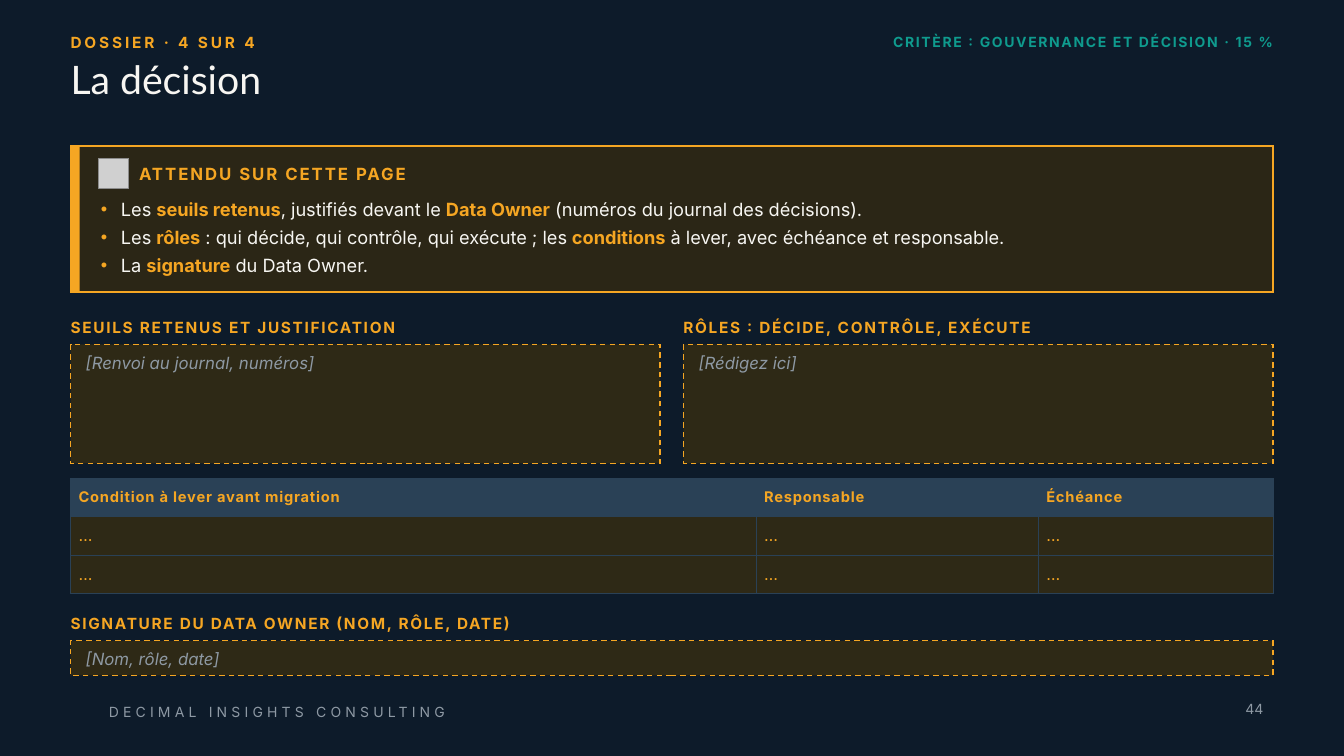
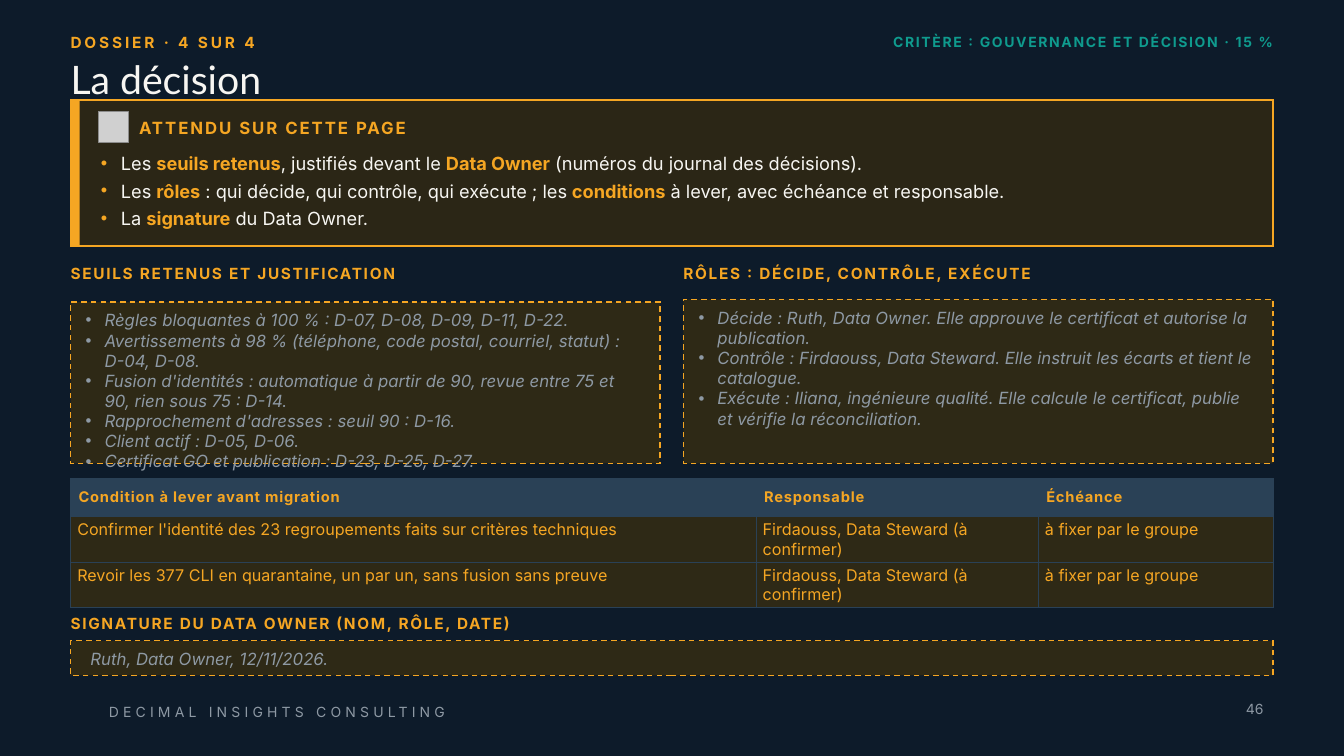
Before and after one commit to ruthabebeneg/td-qualite-g02, a slide deck: slide 46 of livrables/Livrable_Groupe_TD_AssurConnect.pptx (slide 44 before the commit). Drawn at 1344x756 pixels with LibreOffice and Linux fonts; fonts in the diff are those of the drawing; grey boxes stand for pictures; background and template pictures are left out. Boxes give left, top, right and bottom in pixels: in the first picture for what was removed or moved away, otherwise in the second. Text is boxed around its words. In the diff, an @@ line names an element or a change of style, - is before the commit and + after.

```diff
--- a/livrables/Livrable_Groupe_TD_AssurConnect.pptx
+++ b/livrables/Livrable_Groupe_TD_AssurConnect.pptx
@@ 2 texts, 2 rectangles, 1 picture: place and size @@
-2 texts, 2 rectangles, 1 picture at <box>71,146,1273,292</box>
+2 texts, 2 rectangles, 1 picture at <box>71,100,1273,246</box>
@@ text "SEUILS RETENUS ET JUSTIFICATION": place and size @@
-text "SEUILS RETENUS ET JUSTIFICATION" at <box>71,313,660,341</box>
+text "SEUILS RETENUS ET JUSTIFICATION" at <box>71,259,660,287</box>
@@ text "RÔLES : DÉCIDE, CONTRÔLE, EXÉCUTE": place and size @@
-text "RÔLES : DÉCIDE, CONTRÔLE, EXÉCUTE" at <box>683,319,1030,336</box>
+text "RÔLES : DÉCIDE, CONTRÔLE, EXÉCUTE" at <box>683,266,1030,282</box>
@@ rectangle "Décide : Ruth, Data Owner. ...": place and size @@
-rectangle "Décide : Ruth, Data Owner. ..." at <box>684,345,1273,464</box>
+rectangle "Décide : Ruth, Data Owner. ..." at <box>684,299,1273,464</box>
@@ rectangle "Règles bloquantes à 100 % ...": place and size @@
-rectangle "Règles bloquantes à 100 % ..." at <box>71,345,660,464</box>
+rectangle "Règles bloquantes à 100 % ..." at <box>71,302,660,464</box>
@@ text in rectangle at <box>105,313,614,471</box>: text changed @@
-[Renvoi au journal, numéros]
+• Règles bloquantes à 100 % : D-07, D-08, D-09, D-11, D-22.
+• Avertissements à 98 % (téléphone, code postal, courriel, statut) : D-04, D-08.
+• Fusion d'identités : automatique à partir de 90, revue entre 75 et 90, rien sous 75 : D-14.
+• Rapprochement d'adresses : seuil 90 : D-16.
+• Client actif : D-05, D-06.
+• Certificat GO et publication : D-23, D-25, D-27.
@@ text in rectangle at <box>717,311,1252,429</box>: text changed @@
-[Rédigez ici]
+• Décide : Ruth, Data Owner. Elle approuve le certificat et autorise la publication.
+• Contrôle : Firdaouss, Data Steward. Elle instruit les écarts et tient le catalogue.
+• Exécute : Iliana, ingénieure qualité. Elle calcule le certificat, publie et vérifie la réconciliation.
@@ table at <box>71,479,1273,606</box> @@
-row 2: … | … | …
+row 2: Confirmer l'identité des 23 regroupements faits sur critères techniques | Firdaouss, Data Steward (à confirmer) | à fixer par le groupe
-row 3: … | … | …
+row 3: Revoir les 377 CLI en quarantaine, un par un, sans fusion sans preuve | Firdaouss, Data Steward (à confirmer) | à fixer par le groupe
@@ text in rectangle at <box>90,652,328,668</box>: text changed @@
-[Nom, rôle, date]
+Ruth, Data Owner, 12/11/2026.
@@ page number at <box>1246,704,1264,714</box>: text changed @@
-44
+46
```
Also in this commit, not shown: 16 other slides changed, 2 slides added.
